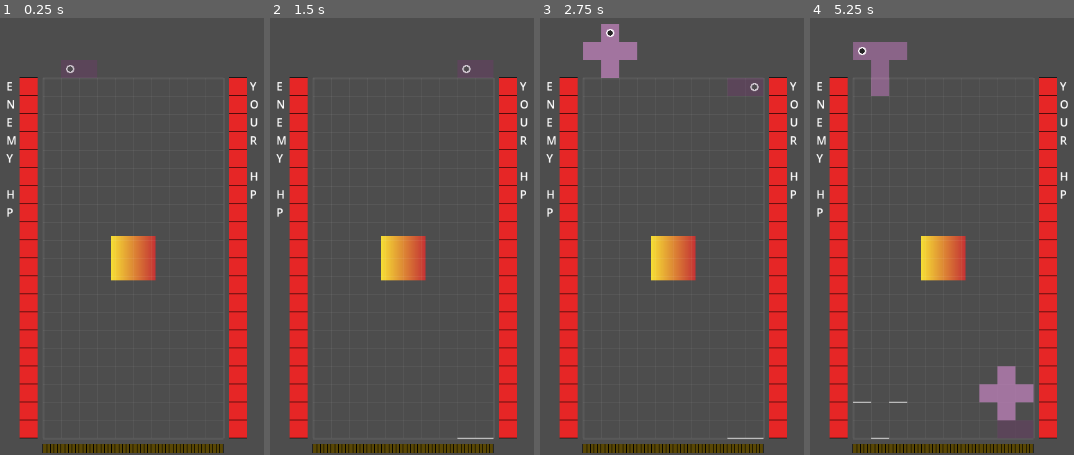
Above: before the commit, frames 1-4 (left to right).
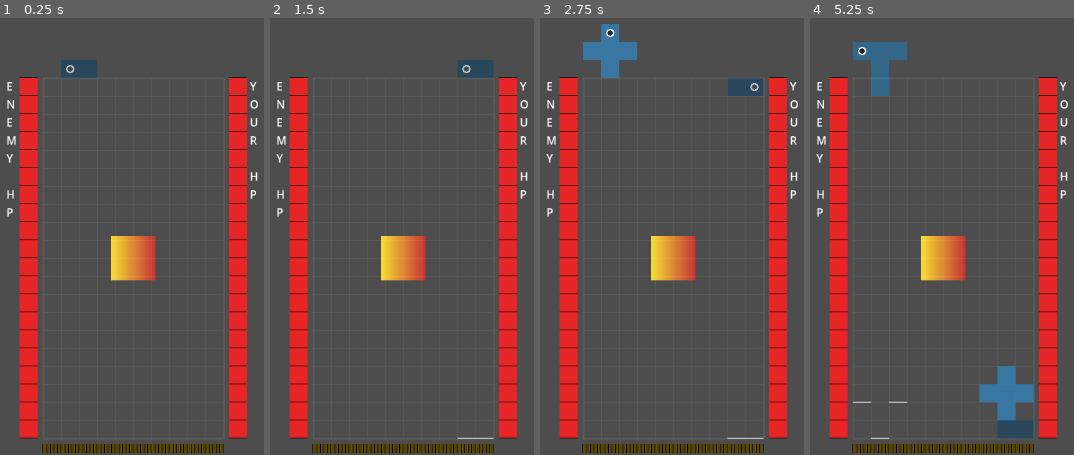
Above: after the commit, the same moments.

Repository: michaellawson96/Polyomino
Game: Godot game, scene res://scenes/Main.tscn
Same seed, same stepped clock (60 frames per second), same inputs: the game is played once before the commit and once after it.
Inputs (mouse positions are in pixels of both pictures, inside the frame that each line leads up to):
- Up to frame 1 (0.25 s): no input
- Up to frame 2 (1.5 s): move the mouse to (outside the picture) at 0.52 s; hold Right (ui_right) 0.53-1.25 s; hold C (flip_h) 0.53-1.25 s; click (outside the picture) at 0.67 s; drag from (462, 253) to (outside the picture) at 1.27 s
- Up to frame 3 (2.75 s): tap Enter at 2 s; move the mouse to (outside the picture) at 2.02 s; hold Right (ui_right) from 2.03 s (still down); hold V (origin_next) from 2.03 s (still down)
- Up to frame 4 (5.25 s): release Right (ui_right) at 2.75 s; release V (origin_next) at 2.75 s; tap Space (hard_drop) at 2.75, 5 s; drag from (outside the picture) to (923, 162) at 2.77 s; move the mouse to (outside the picture) at 3.52 s; hold Left (ui_left) 3.53-4.25 s; hold X (rotate_cw) 3.53-4.25 s; tap Enter at 4.25 s; drag from (923, 162) to (1042, 118) at 4.27 s; move the mouse to (outside the picture) at 5.02 s; hold Down (ui_down) from 5.03 s (still down); hold Space (hard_drop) from 5.03 s (still down); click (outside the picture) at 5.17 s

The runs differ from the first frame. In frame 1, 0.5% of the frame differs, in the area x 23-37%, y 9-14%; in frame 2, 0.5%; in frame 3, 1.9%; in frame 4, 3.4%, in the area x 16-85%, y 5-97%.

Commit message:
PTP7 Step 6 – Points Economy From Clears

Diff:
--- a/resources/default_battle_config.tres
+++ b/resources/default_battle_config.tres
@@ -5,7 +5,9 @@
 [resource]
 script = ExtResource("1")
 notes = "Default battle config (stub)."
-piece_base_color = Color(0.773063, 0.510796, 0.756651, 1)
+piece_base_color = Color(0.2, 0.65, 0.95, 1)
 shade_min = 0.35
 shade_max = 0.85
 forced_piece_colors = {}
+points_per_cell = 1
+combo_cap = 3
--- a/scripts/Board.gd
+++ b/scripts/Board.gd
@@ -21,6 +21,7 @@
 signal bag_reconfig_ok(ids: Array[String])
 signal bag_reconfig_fail(ids: Array[String])
 signal rows_cleared_blocks(y: int, block_count: int, span_count: int)
+signal spawn_autoslide_started()
 
 
 
@@ -931,6 +932,10 @@
 		_hold_right = false
 		_hold_dir = 0
 		_hold_timer_ms = -1
+	if _state == GameState.PRECONTROL_AUTOSLIDE:
+		if has_signal("spawn_autoslide_started"):
+			emit_signal("spawn_autoslide_started")
+
 
 func set_paused(p: bool) -> void:
 	if p:
--- a/scripts/battle/BattleConfig.gd
+++ b/scripts/battle/BattleConfig.gd
@@ -6,3 +6,5 @@
 @export var shade_min: float = 0.35
 @export var shade_max: float = 0.85
 @export var forced_piece_colors: Dictionary = {}
+@export var points_per_cell: int = 1
+@export var combo_cap: int = 3
--- a/scripts/battle/BattleScene.gd
+++ b/scripts/battle/BattleScene.gd
@@ -12,6 +12,9 @@
 var _menu_open: bool = false
 var _menu_mode: String = "" # "toggle" or "hold"
 var _hold_active: bool = false
+var _points_per_cell: int = 1
+var _combo_cap: int = 3
+var _in_chain: bool = false
 
 @onready var enemy_bar: Control = $UIRoot/HUDRoot/RightHUD/EnemyRail/EnemyRailBar
 @onready var enemy_label: Label = $UIRoot/HUDRoot/RightHUD/EnemyRail/EnemyLabel
@@ -54,11 +57,19 @@
 	_apply_battle_palette_overrides_with_ids(ids_pre)
 	_setup_board_via_mask()
 	_apply_battle_palette_overrides()
+	_load_points_config()
 	call_deferred("_position_enemy_placeholder")
 	_setup_combo_timer()
 	_connect_board_hud_signals()
 	_update_bars_geometry()
 	_update_bars_values()
+
+func _load_points_config() -> void:
+	if battle_config != null:
+		if "points_per_cell" in battle_config:
+			_points_per_cell = max(1, int(battle_config.points_per_cell))
+		if "combo_cap" in battle_config:
+			_combo_cap = max(1, int(battle_config.combo_cap))
 
 
 func _ensure_menu_actions() -> void:
@@ -100,7 +111,7 @@
 	if _menu_open:
 		get_viewport().set_input_as_handled()
 
-func _unhandled_input(event: InputEvent) -> void:
+func _unhandled_input(_event: InputEvent) -> void:
 	if _menu_open:
 		get_viewport().set_input_as_handled()
 
@@ -346,6 +357,9 @@
 		return
 	if _board.has_signal("rows_cleared_blocks"):
 		_board.connect("rows_cleared_blocks", Callable(self, "_on_rows_cleared_blocks"))
+	if _board.has_signal("spawn_autoslide_started"):
+		_board.connect("spawn_autoslide_started", Callable(self, "_on_spawn_autoslide_started"))
+
 
 func _setup_combo_timer() -> void:
 	_combo_timer = Timer.new()
@@ -368,9 +382,49 @@
 	if _combo_timer != null:
 		_combo_timer.start()
 
-func _on_rows_cleared_blocks(y: int, block_count: int, span_count: int) -> void:
+func _on_rows_cleared_blocks(_y: int, block_count: int, _span_count: int) -> void:
 	_increment_combo()
 	var award: int = max(0, block_count) * max(1, _combo)
 	_ap = clamp(_ap + award, 0, _ap_max)
 	_update_bars_values()
 	_reset_combo_timer()
+
+func _on_rows_cleared_blocks_points(_y: int, block_count: int, _span_count: int) -> void:
+	if not _in_chain:
+		_combo = 1
+		_in_chain = true
+	else:
+		_combo = min(_combo + 1, _combo_cap)
+	var blocks: int = max(0, block_count)
+	var award: int = blocks * _points_per_cell * max(1, _combo)
+	_add_points(award)
+
+func _on_spawn_autoslide_started() -> void:
+	_combo = 0
+	_in_chain = false
+
+func _add_points(delta: int) -> void:
+	if delta == 0:
+		return
+	var before: int = _ap
+	_ap = clamp(_ap + delta, 0, _ap_max)
+	var applied: int = _ap - before
+	if applied != 0:
+		emit_signal("points_changed", _ap, applied)
+		_update_bars_values()
+
+func get_points() -> int:
+	return _ap
+
+func can_afford(cost: int) -> bool:
+	return cost <= _ap
+
+func spend(cost: int) -> bool:
+	if cost <= 0:
+		return true
+	if cost > _ap:
+		return false
+	_ap -= cost
+	emit_signal("points_changed", _ap, -cost)
+	_update_bars_values()
+	return true
